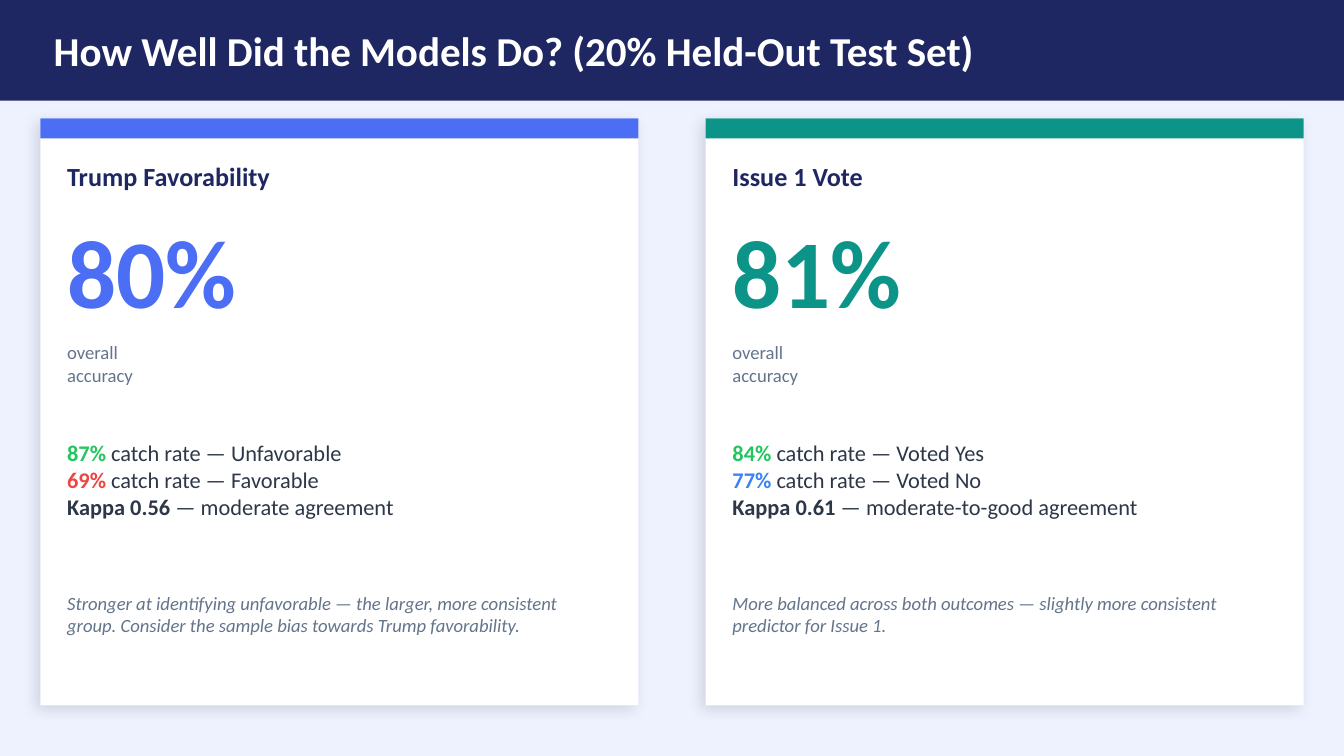
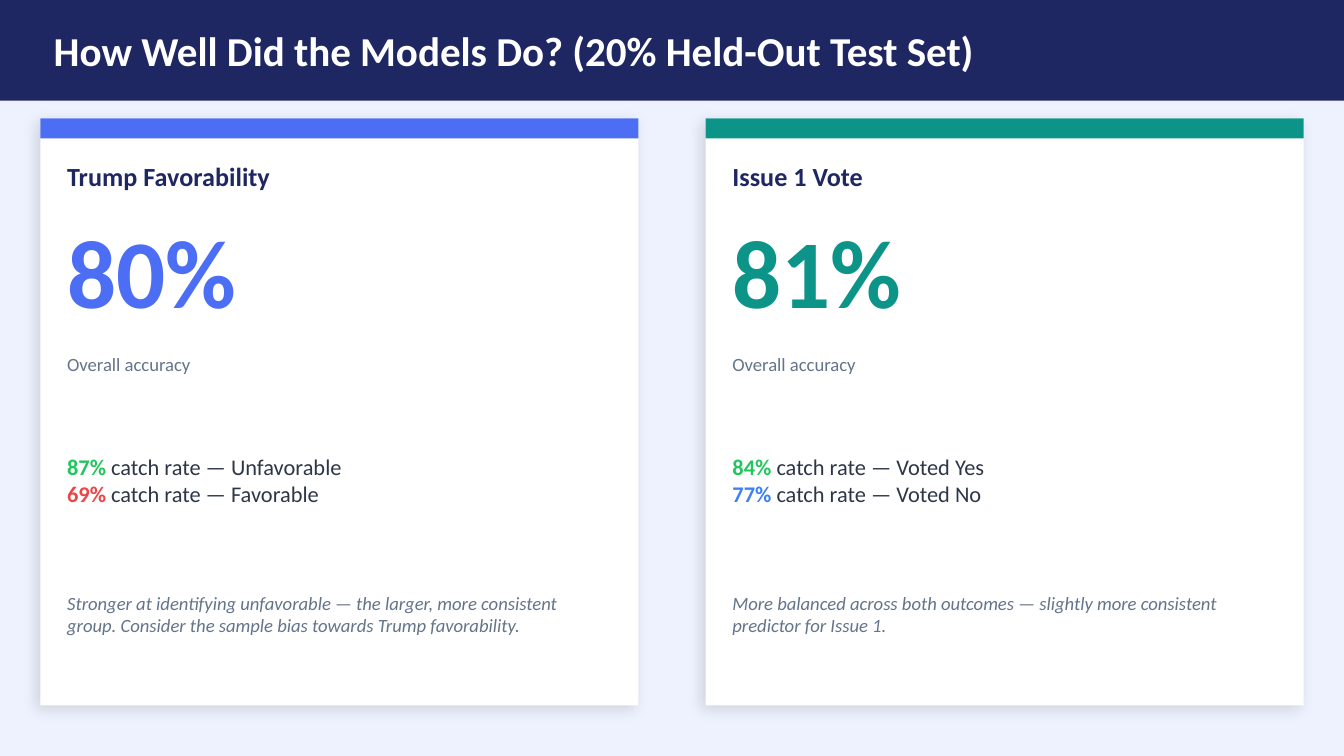
Before and after one commit to cballard18/campaign-stats-modeling-intro, a slide deck: slide 19 of Predictive_Modeling_Lunch_Learn.pptx. Drawn at 1344x756 pixels with LibreOffice and Linux fonts; fonts in the diff are those of the drawing. Boxes give left, top, right and bottom in pixels: in the first picture for what was removed or moved away, otherwise in the second. Text is boxed around its words. In the diff, an @@ line names an element or a change of style, - is before the commit and + after.

```diff
--- a/Predictive_Modeling_Lunch_Learn.pptx
+++ b/Predictive_Modeling_Lunch_Learn.pptx
@@ text at (67,358,191,374): text changed @@
-overall
-accuracy
+Overall accuracy
@@ text at (732,358,856,374): text changed @@
-overall
-accuracy
+Overall accuracy
@@ text at (67,499,394,519): paragraph removed @@
-Kappa 0.56 — moderate agreement
@@ text at (732,499,1137,519): paragraph removed @@
-Kappa 0.61 — moderate-to-good agreement
```
Also in this commit, not shown: 13 other slides changed.
